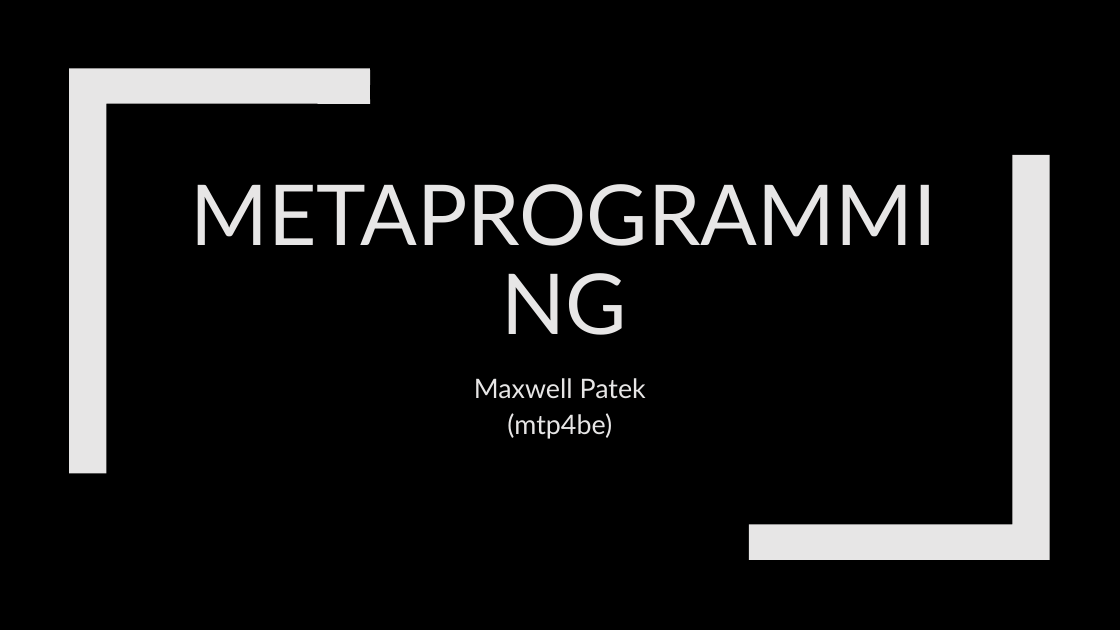
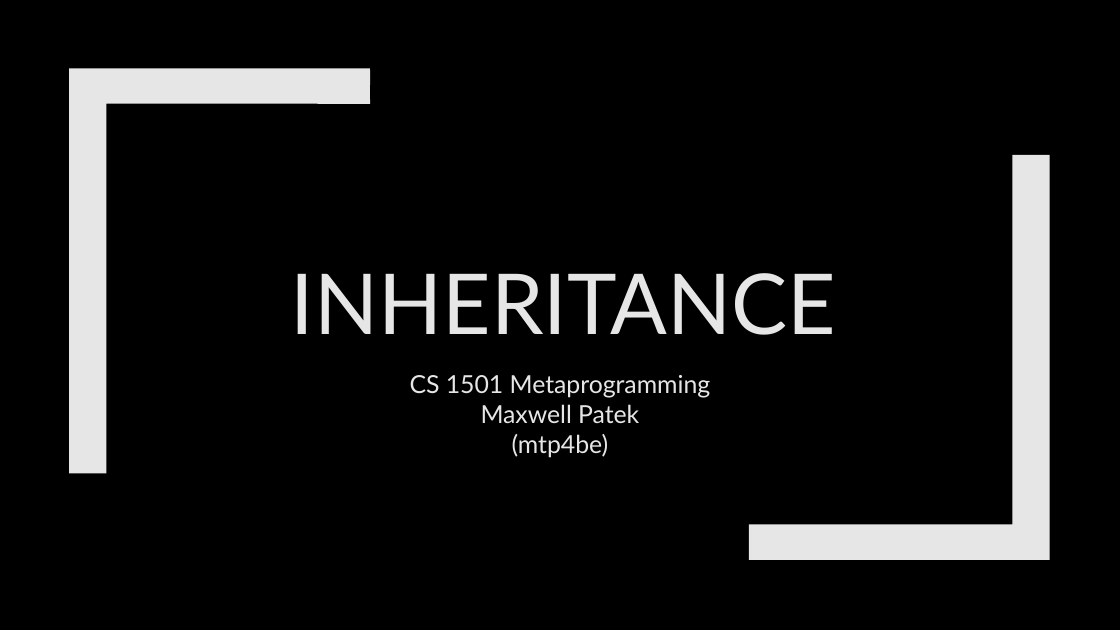
Before and after one commit to max7patek/metaprogramming, a slide deck: slide 1 of slides/01-PythonInheritance.pptx. Drawn at 1120x630 pixels with LibreOffice and Linux fonts; fonts in the diff are those of the drawing. Boxes give left, top, right and bottom in pixels: in the first picture for what was removed or moved away, otherwise in the second. Text is boxed around its words. In the diff, an @@ line names an element or a change of style, - is before the commit and + after.

Commit message:
started inheritance slide set

```diff
--- a/slides/01-PythonInheritance.pptx
+++ b/slides/01-PythonInheritance.pptx
@@ title at box(291, 273, 836, 335): text changed @@
-METAPROGRAMMING
+INHERITANCE
@@ subtitle at box(410, 375, 711, 398): paragraph added @@
+CS 1501 Metaprogramming
@@ subtitle at box(481, 404, 639, 458): size 23 to 21.3 pt in "Maxwell Patek", "(mtp4be)"; line spacing 1.12 to 1.02 @@
```
Also in this commit, not shown: 10 slides added, 16 slides removed.
